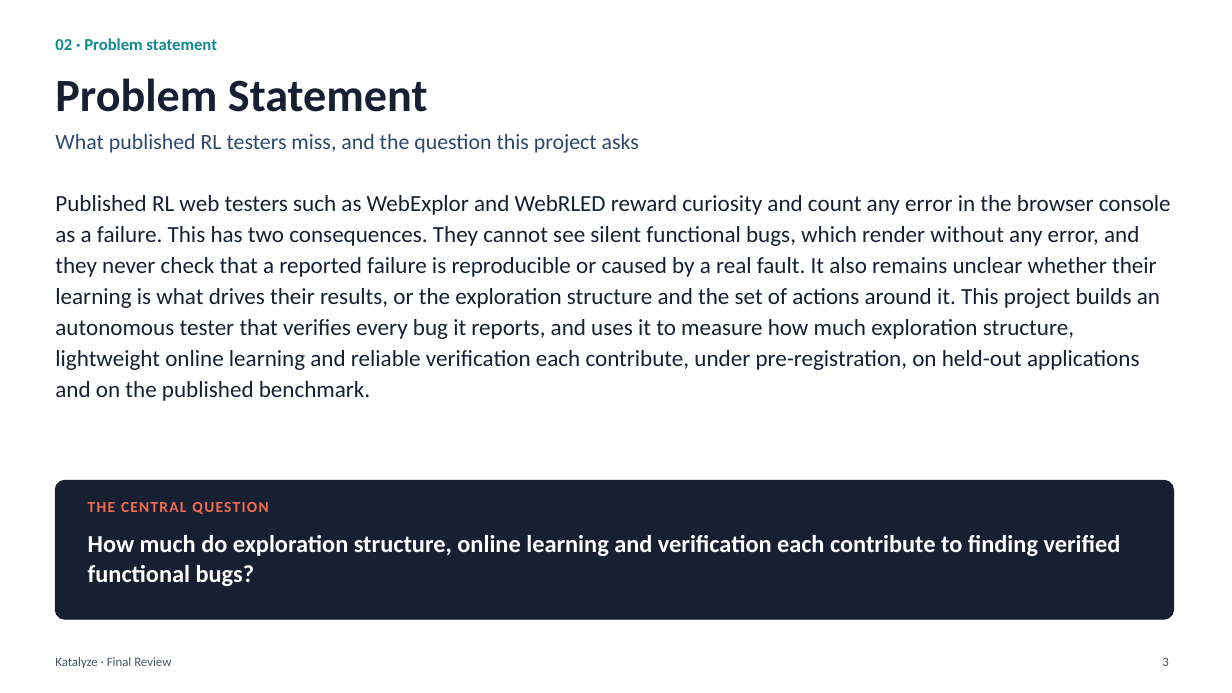
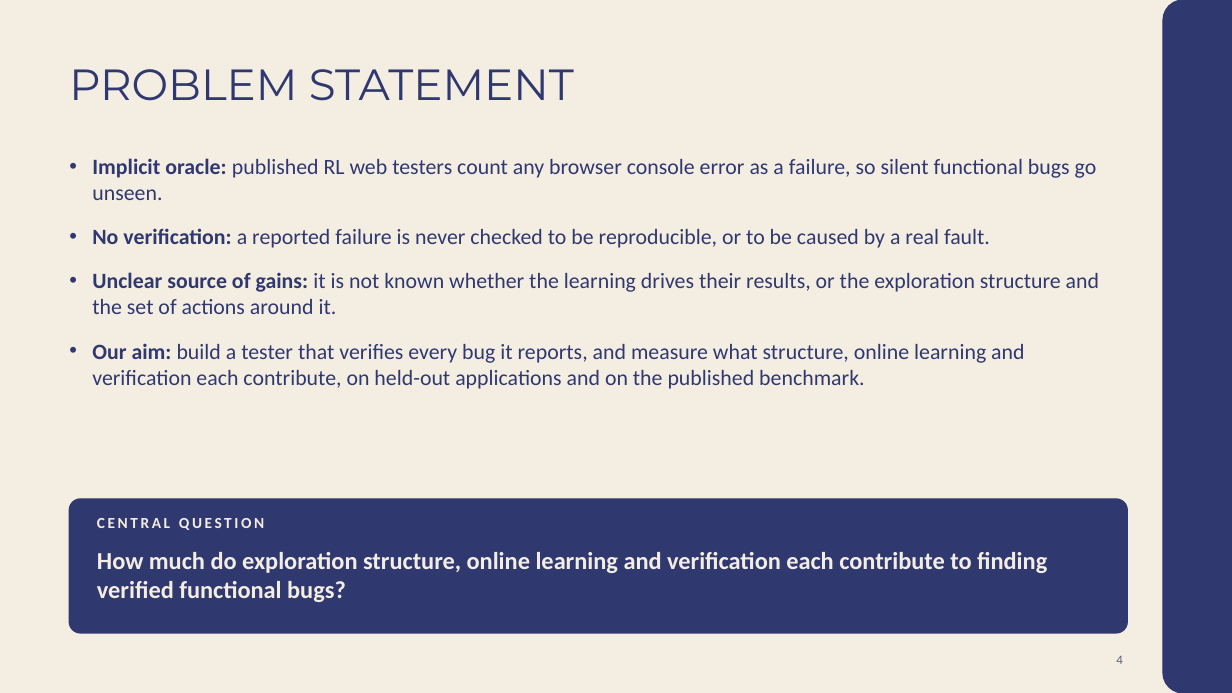
Before and after one commit to Rustlogan2k/Autonomous-web-testing-agent, a slide deck: slide 4 of Katalyze_Final_Review.pptx (slide 3 before the commit). Drawn at 1232x693 pixels with LibreOffice and Linux fonts; fonts in the diff are those of the drawing. Boxes give left, top, right and bottom in pixels: in the first picture for what was removed or moved away, otherwise in the second. Text is boxed around its words. In the diff, an @@ line names an element or a change of style, - is before the commit and + after.

```diff
--- a/Katalyze_Final_Review.pptx
+++ b/Katalyze_Final_Review.pptx
@@ background #FFFFFF to #F4EDE2 @@
@@ rounded rectangle added at box(1164, 0, 1232, 693), fill #303870, outline #303870 1 pt @@
@@ text removed at box(55, 38, 217, 50) @@
-02 · Problem statement
@@ title at box(69, 69, 574, 101): text changed; size 36 to 34 pt; font Calibri to Montserrat; text colour #172033 to #303870; bold off @@
-Problem Statement
+PROBLEM STATEMENT
@@ text removed at box(55, 134, 639, 153) @@
-What published RL testers miss, and the question this project asks
@@ text at box(92, 158, 1099, 389): text changed; size 18 to 17 pt; text colour #172033 to #303870 @@
-Published RL web testers such as WebExplor and WebRLED reward curiosity and count any error in the browser console as a failure. This has two consequences. They cannot see silent functional bugs, which render without any error, and they never check that a reported failure is reproducible or caused by a real fault. It also remains unclear whether their learning is what drives their results, or the exploration structure and the set of actions around it. This project builds an autonomous tester that verifies every bug it reports, and uses it to measure how much exploration structure, lightweight online learning and reliable verification each contribute, under pre-registration, on held-out applications and on the published benchmark.
+• Implicit oracle: published RL web testers count any browser console error as a failure, so silent functional bugs go unseen.
+• No verification: a reported failure is never checked to be reproducible, or to be caused by a real fault.
+• Unclear source of gains: it is not known whether the learning drives their results, or the exploration structure and the set of actions around it.
+• Our aim: build a tester that verifies every bug it reports, and measure what structure, online learning and verification each contribute, on held-out applications and on the published benchmark.
@@ rounded rectangle: place and size @@
-rounded rectangle at box(55, 481, 1174, 619)
+rounded rectangle at box(69, 499, 1128, 633)
@@ rounded rectangle at box(69, 499, 1128, 633): fill #172033 to #303870; outline #172033 1 pt to #303870 1 pt; proportions changed @@
@@ text at box(97, 518, 264, 530): text changed; text colour #F26B4F to #F4EDE2 @@
-THE CENTRAL QUESTION
+CENTRAL QUESTION
@@ text "How much do exploration structure, ...": place and size @@
-text "How much do exploration structure, ..." at box(88, 535, 1121, 586)
+text "How much do exploration structure, ..." at box(97, 552, 1047, 602)
@@ text "How much do exploration structure, ..." at box(97, 552, 1047, 602): text colour #FFFFFF to #F4EDE2 @@
@@ text removed at box(55, 657, 171, 668) @@
-Katalyze · Final Review
@@ page number added at box(1116, 656, 1122, 664), 10 pt, text #5A5F7D @@
+4
@@ page number removed at box(1162, 657, 1168, 666) @@
-3
```
Also in this commit, not shown: 12 other slides changed, 16 slides added, 13 slides removed, 8 other files.
